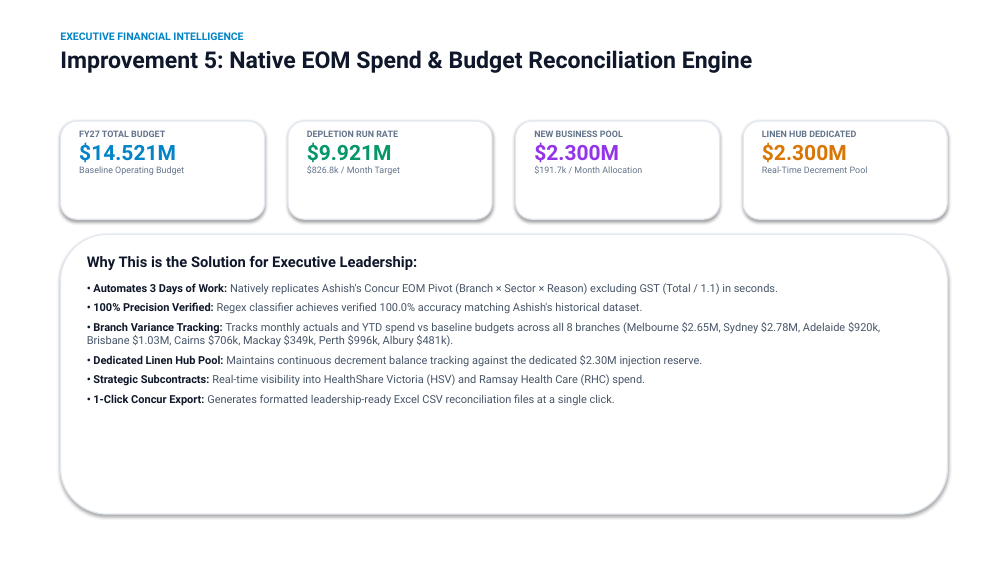
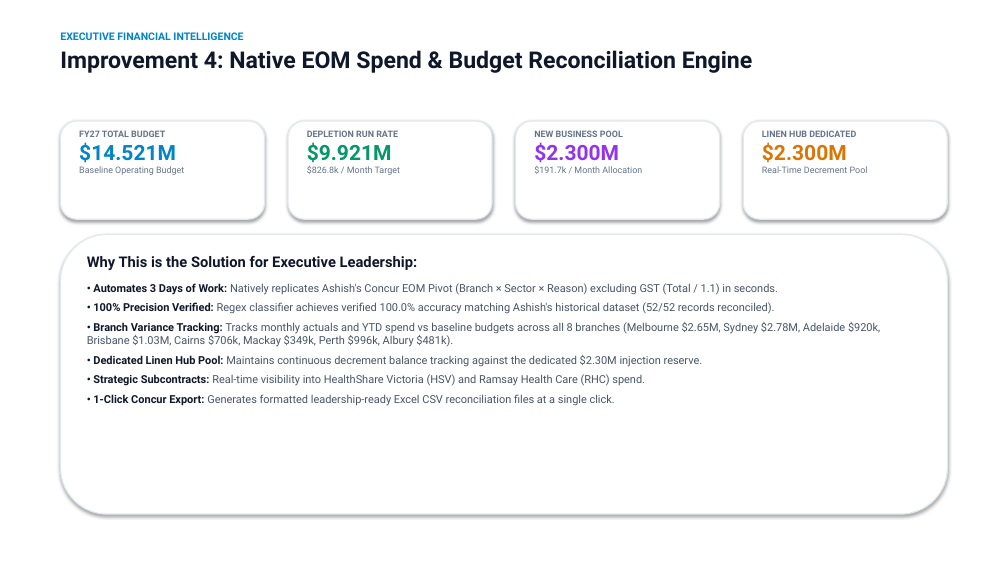
Before and after one commit to SPLGit-Project/ProcureFlow-App, a slide deck: slide 8 of docs/ProcureFlow_Executive_Roadmap.pptx. Drawn at 1008x567 pixels with LibreOffice and Linux fonts; fonts in the diff are those of the drawing. Boxes give left, top, right and bottom in pixels: in the first picture for what was removed or moved away, otherwise in the second. Text is boxed around its words. In the diff, an @@ line names an element or a change of style, - is before the commit and + after.

```diff
--- a/docs/ProcureFlow_Executive_Roadmap.pptx
+++ b/docs/ProcureFlow_Executive_Roadmap.pptx
@@ text at box(60, 50, 753, 73): text changed @@
-Improvement 5: Native EOM Spend & Budget Reconciliation Engine
+Improvement 4: Native EOM Spend & Budget Reconciliation Engine
@@ text at box(93, 302, 774, 314): text changed @@
-• 100% Precision Verified: Regex classifier achieves verified 100.0% accuracy matching Ashish's historical dataset.
+• 100% Precision Verified: Regex classifier achieves verified 100.0% accuracy matching Ashish's historical dataset (52/52 records reconciled).
```
Also in this commit, not shown: 5 other slides changed, 2 slides added, 2 slides removed, 2 other files.
